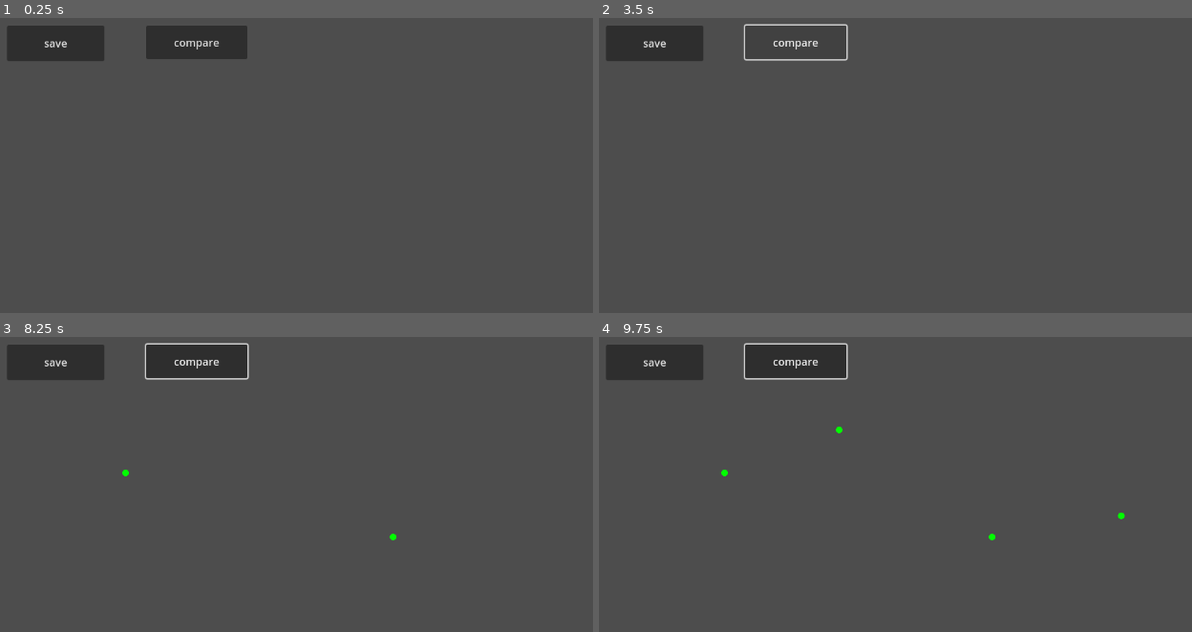
Above: before the commit, frames 1-4 (two rows, left to right).
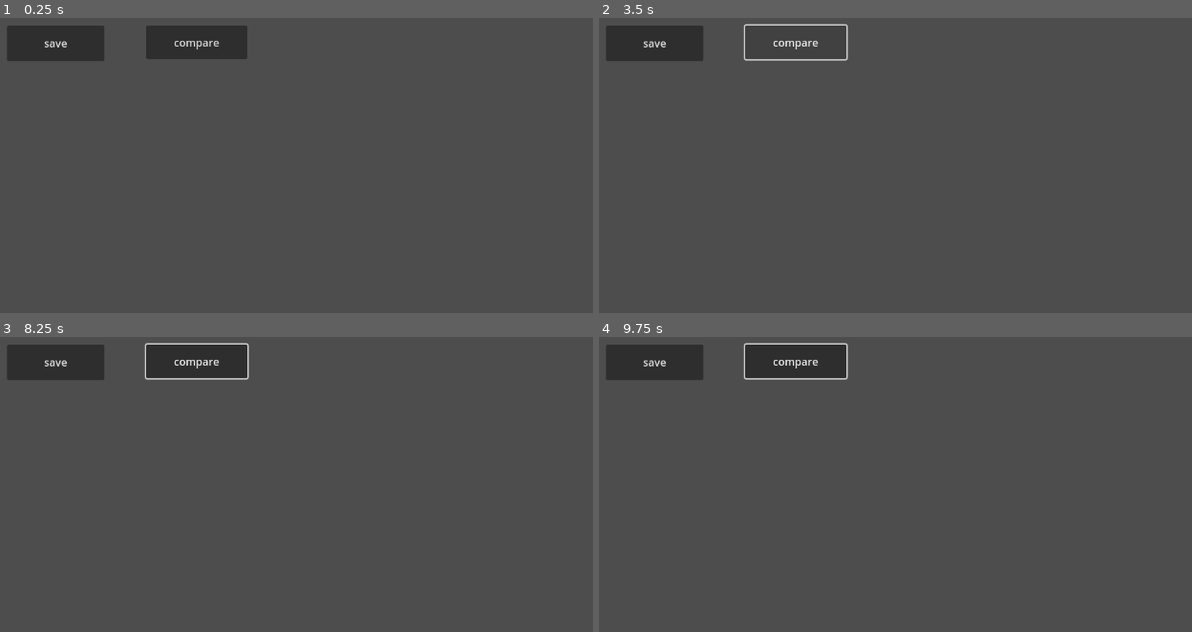
Above: after the commit, the same moments.

Repository: uprun/GRAIL-like
Game: Godot game, scene res://main.tscn
The game is run twice, just before and just after one commit, with the same random seed, the same clock (stepped at 60 frames per second) and the same inputs.
Inputs (mouse positions are in pixels of both pictures, inside the frame that each line leads up to):
- Up to frame 1 (0.25 s): no input
- Up to frame 2 (3.5 s): click "save" at 0.5 s; click "compare" at 1.25 s; click "compare" at 2 s; click "compare" at 2.75 s
- Up to frame 3 (8.25 s): tap Enter at 3.5, 5, 6.5 s; move the mouse to (521, 516) at 3.52 s; click (521, 516) at 3.67 s; tap Space at 4.25, 5.75, 7.25 s; move the mouse to (201, 558) at 4.27 s; click (201, 558) at 4.42 s; move the mouse to (432, 443) at 5.02 s; click (432, 443) at 5.17 s; move the mouse to (314, 623) at 5.77 s; click (314, 623) at 5.92 s; move the mouse to (581, 602) at 6.52 s; click (581, 602) at 6.67 s; move the mouse to (124, 472) at 7.27 s; click (124, 472) at 7.42 s; move the mouse to (391, 537) at 8.02 s; click (391, 537) at 8.17 s
- Up to frame 4 (9.75 s): move the mouse to (842, 428) at 8.77 s; click (842, 428) at 8.92 s; move the mouse to (1120, 516) at 9.52 s; click (1120, 516) at 9.67 s

Frames 1-2 are identical in both runs. In frame 3, less than 0.1% of the frame differs, in the area x 20-67%, y 44-69%; in frame 4, less than 0.1%, in the area x 20-89%, y 30-69%.
Error after the commit: Parse Error: Function "compress_symbol_drawn()" not found in base self. (res://main.gd:182)

Commit message:
2024-12-19--12h21m51s

Diff:
--- a/main.gd
+++ b/main.gd
@@ -20,28 +20,28 @@
 	var lines = []
 	var compressed_lines = []
 
-func compress_symbol_drawn(symbol: Symbol_Drawn):
-	var first_line = symbol.lines[0]
-	var top = first_line[0]
-	var bottom = first_line[0]
-	var left = first_line[0]
-	for line in symbol.lines:
-		for point in line:
-			if point.y > bottom.y:
-				bottom = point
-			if point.y < top.y:
-				top = point
-			if point.x < left.x:
-				left = point
-	print("center left.x: ", left.x, " top.y: ", top.y, " bottom.y: ", bottom.y)
-	var scale = (bottom.y - top.y) / 40.0
-	print("scale :", scale)
-	for line in symbol.lines:
-		symbol.compressed_lines.push_back([])
-		for point in line:
-			var x = (point.x - left.x) / scale
-			var y = (point.y - top.y) / scale
-			symbol.compressed_lines.back().push_back(Vector2(x, y))
+	func compress_symbol_drawn(symbol: Symbol_Drawn):
+		var first_line = symbol.lines[0]
+		var top = first_line[0]
+		var bottom = first_line[0]
+		var left = first_line[0]
+		for line in symbol.lines:
+			for point in line:
+				if point.y > bottom.y:
+					bottom = point
+				if point.y < top.y:
+					top = point
+				if point.x < left.x:
+					left = point
+		print("center left.x: ", left.x, " top.y: ", top.y, " bottom.y: ", bottom.y)
+		var scale = (bottom.y - top.y) / 40.0
+		print("scale :", scale)
+		for line in symbol.lines:
+			symbol.compressed_lines.push_back([])
+			for point in line:
+				var x = (point.x - left.x) / scale
+				var y = (point.y - top.y) / scale
+				symbol.compressed_lines.back().push_back(Vector2(x, y))
 
 func draw_compressed_symbol(symbol: Symbol_Drawn, offset: Vector2, color):
 	for line in symbol.compressed_lines:
